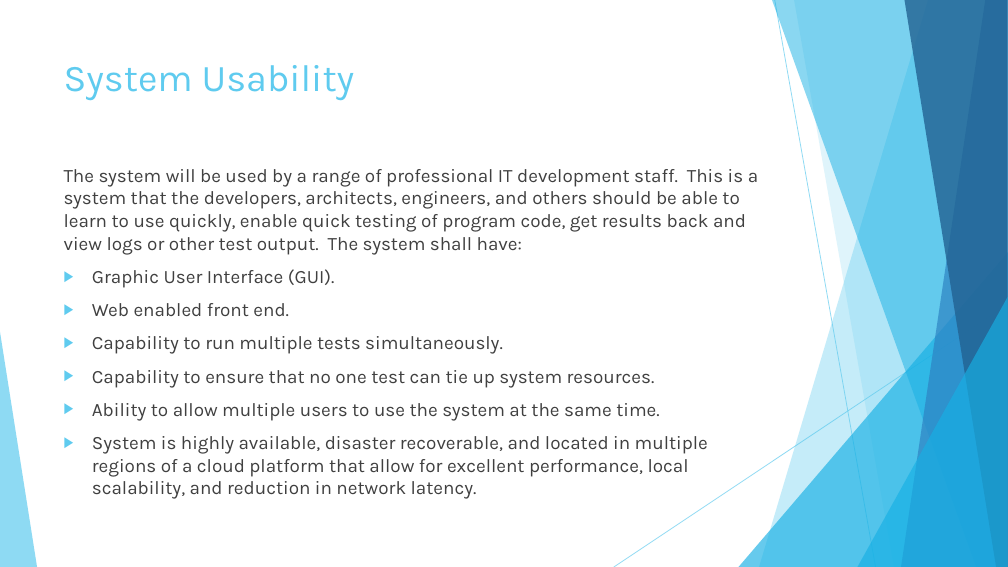
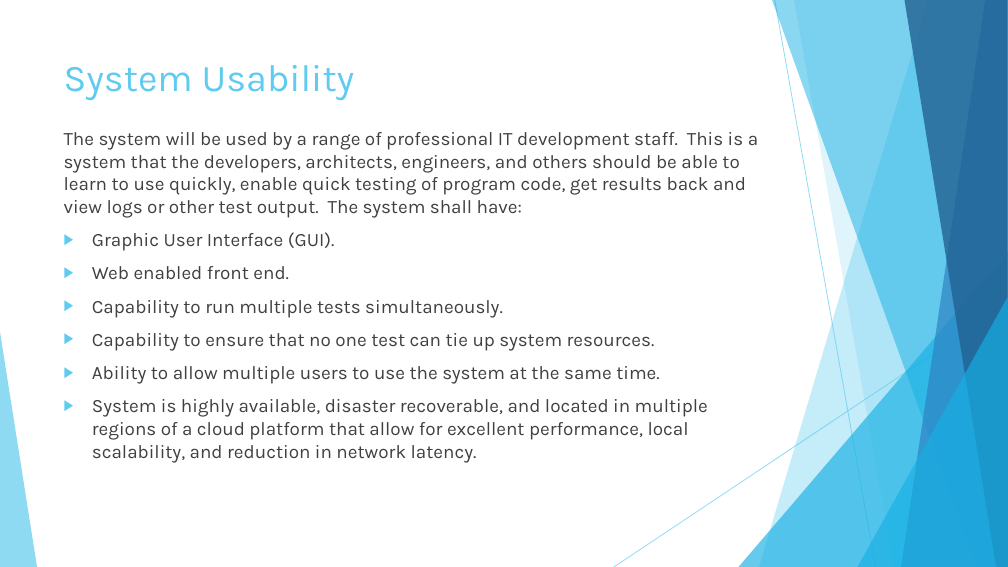
Before and after one commit to KodeFu/cse682, a slide deck: slide 7 of Test Framework Midterm Presentation 001.pptx. Drawn at 1008x567 pixels with LibreOffice and Linux fonts; fonts in the diff are those of the drawing. Boxes give left, top, right and bottom in pixels: in the first picture for what was removed or moved away, otherwise in the second. Text is boxed around its words. In the diff, an @@ line names an element or a change of style, - is before the commit and + after.

```diff
--- a/Test Framework Midterm Presentation 001.pptx
+++ b/Test Framework Midterm Presentation 001.pptx
@@ text "The system will be used ...": place and size @@
-text "The system will be used ..." at (64,169,758,499)
+text "The system will be used ..." at (64,132,758,463)
```
Also in this commit, not shown: 11 other slides changed, 1 slide added, 1 other file.
